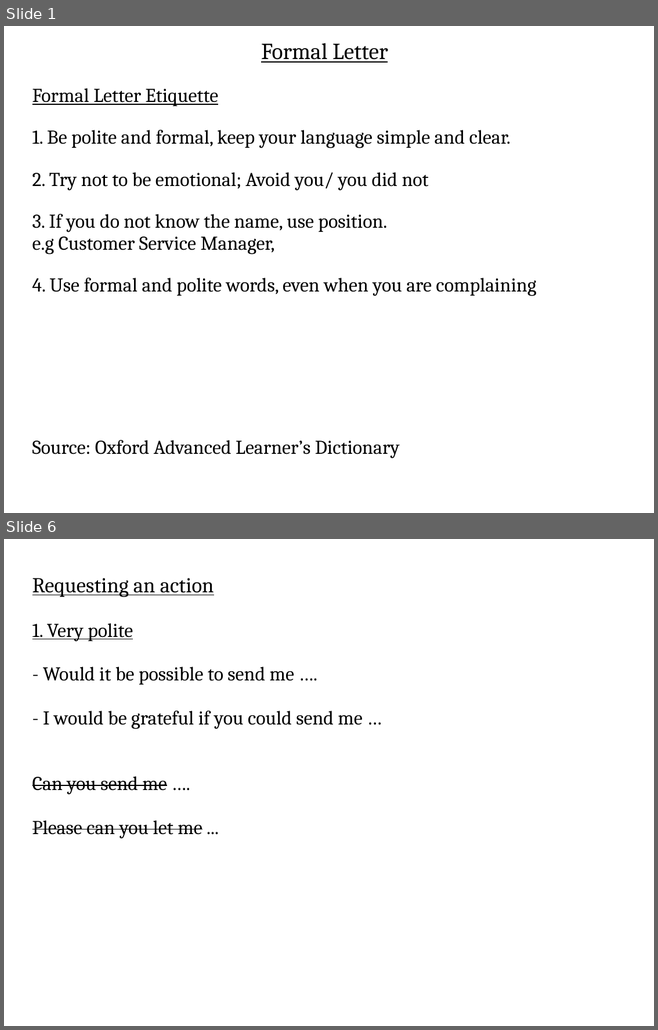
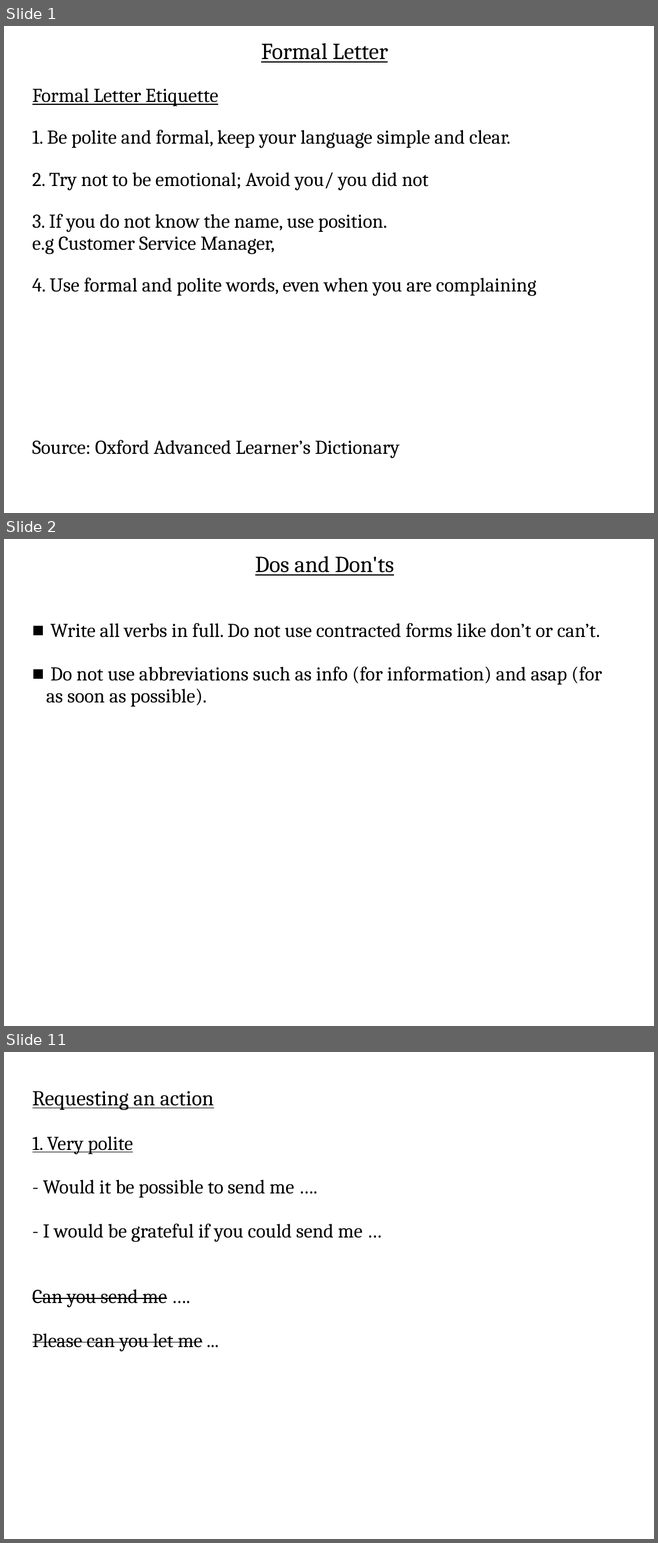
Before and after one commit to ADILp6/IBIT, a slide deck: Sunday_Tuesday_Thursday/Class_9_28_February_2019/FormalInformalLetter.odp. Shown one above the other, each under a label of ours: slides 1 and 6 before the commit, slides 1, 2 and 11 after it; the slides between them are not shown. The pictures are 658x1030 and 658x1543 pixels, drawn with LibreOffice and Linux fonts; fonts in the diff are those of the drawing. Boxes give left, top, right and bottom in pixels: in the first picture for what was removed or moved away, otherwise in the second. Text is boxed around its words. In the diff, an @@ line names an element or a change of style, - is before the commit and + after.

```diff
--- a/Sunday_Tuesday_Thursday/Class_9_28_February_2019/FormalInformalLetter.odp
+++ b/Sunday_Tuesday_Thursday/Class_9_28_February_2019/FormalInformalLetter.odp
@@ slide 2 added at (4,539,654,1026), background #FFFFFF @@
@@ free added at (32,551,617,987), 24 pt, text #000000 @@
+Dos and Don'ts
+■ Write all verbs in full. Do not use contracted forms like don’t or can’t.
+■ Do not use abbreviations such as info (for information) and asap (for as soon as possible).
@@ what was slide 6 is now slide 11 @@
```
Also in this commit, not shown: 2 slides changed, 6 other slides added, 1 slide removed, 37 other files.
